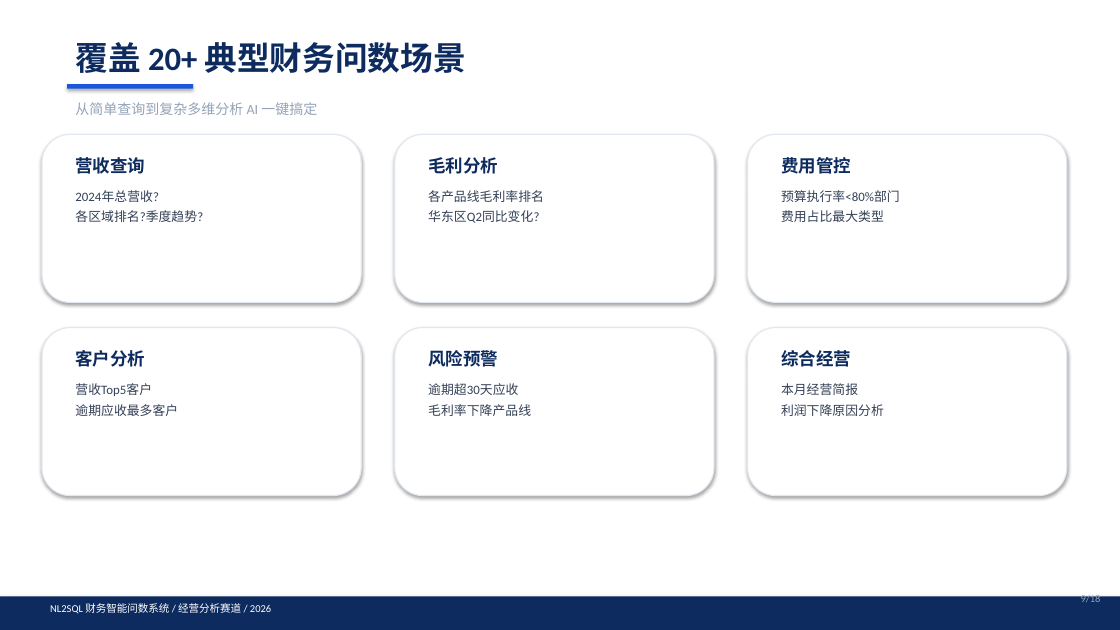
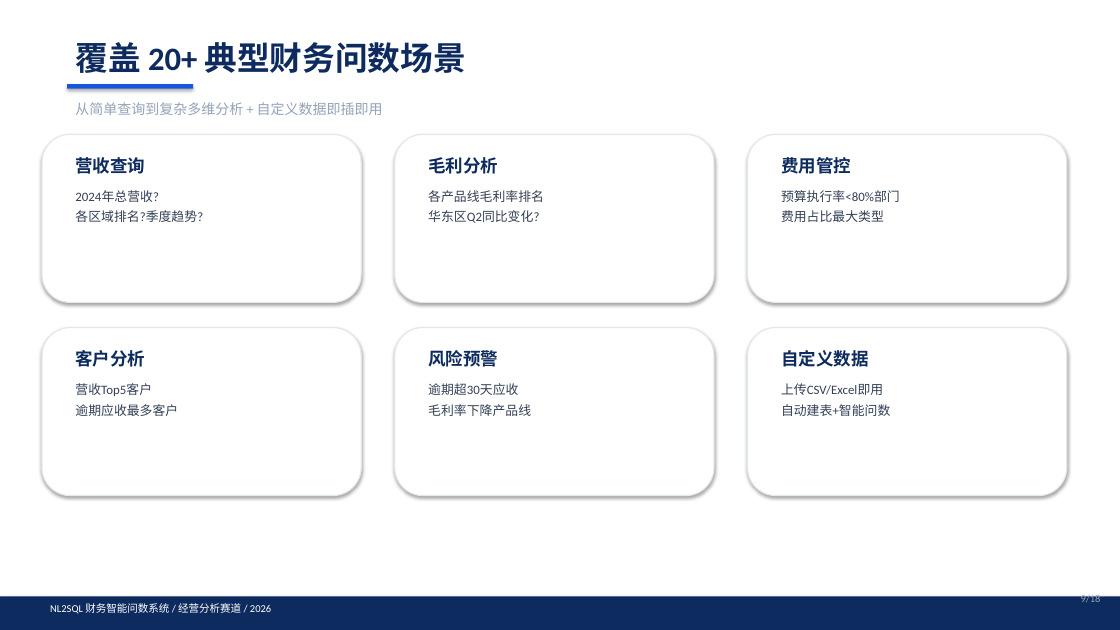
Before and after one commit to Jared-Nathan-Su/nlwsql-finance, a slide deck: slide 9 of docs/NL2SQL_答辩PPT.pptx. Drawn at 1120x630 pixels with LibreOffice and Linux fonts; fonts in the diff are those of the drawing. Boxes give left, top, right and bottom in pixels: in the first picture for what was removed or moved away, otherwise in the second. Text is boxed around its words. In the diff, an @@ line names an element or a change of style, - is before the commit and + after.

```diff
--- a/docs/NL2SQL_答辩PPT.pptx
+++ b/docs/NL2SQL_答辩PPT.pptx
@@ text at box(75, 102, 383, 115): text changed @@
-从简单查询到复杂多维分析 AI 一键搞定
+从简单查询到复杂多维分析 + 自定义数据即插即用
@@ text at box(781, 350, 868, 367): text changed @@
-综合经营
+自定义数据
@@ text at box(781, 383, 890, 416): text changed @@
-本月经营简报
-利润下降原因分析
+上传CSV/Excel即用
+自动建表+智能问数
```
Also in this commit, not shown: 5 other slides changed, 1 other file.
